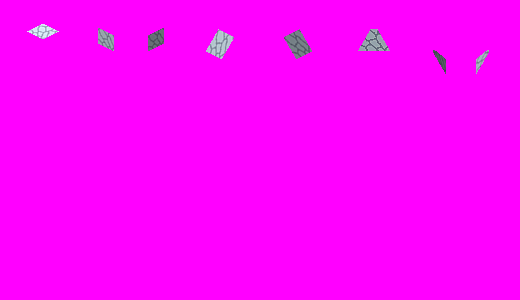
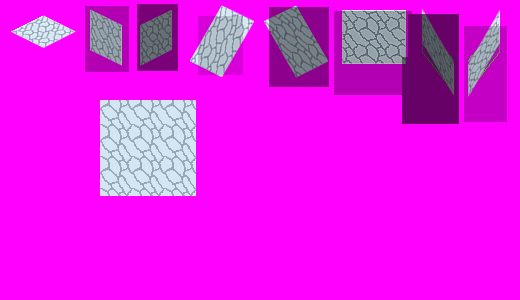
Layer changes from the first 520x300 image to the second:
hid "Shapes 1" over [left=11, top=4, right=507, bottom=196]
painted on "Autoshading" over [left=402, top=14, right=408, bottom=57]
renamed "Textures" to "Ice texture", hid it, painted on it over [left=11, top=4, right=503, bottom=196]
added layer "Stone texture" above "Template" over [left=11, top=5, right=500, bottom=196]
painted on "Template" over [left=422, top=10, right=500, bottom=96]
